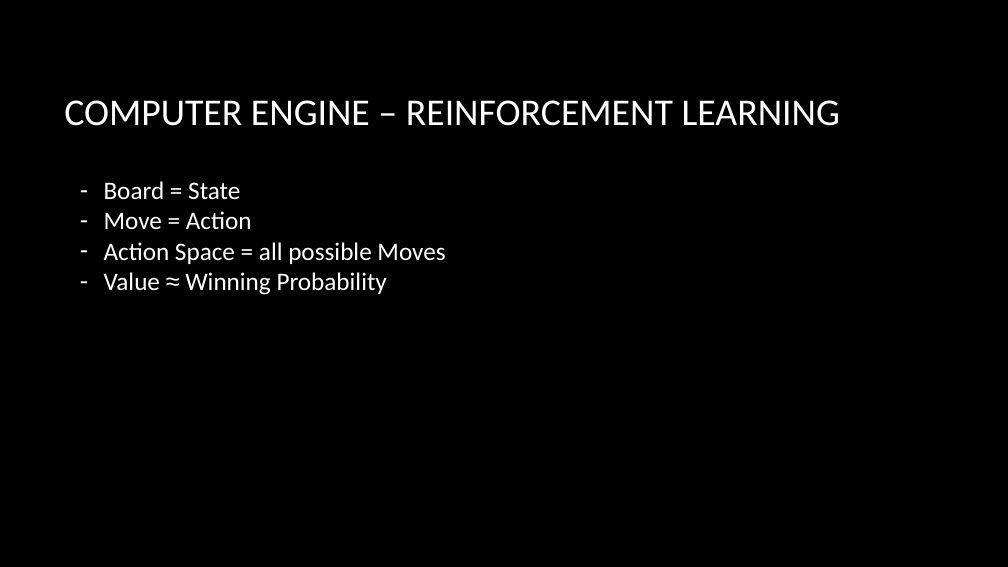
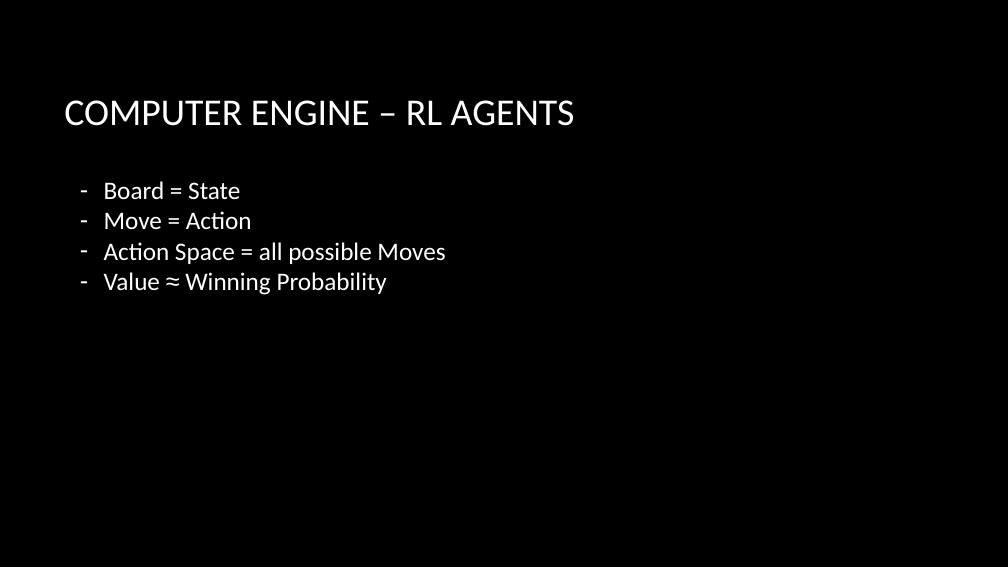
Before and after one commit to 1Preusse/ReinforcementLearningUPV, a slide deck: slide 7 of presentation/ChessEngines.pptx. Drawn at 1008x567 pixels with LibreOffice and Linux fonts; fonts in the diff are those of the drawing; background and template pictures are left out. Boxes give left, top, right and bottom in pixels: in the first picture for what was removed or moved away, otherwise in the second. Text is boxed around its words. In the diff, an @@ line names an element or a change of style, - is before the commit and + after.

```diff
--- a/presentation/ChessEngines.pptx
+++ b/presentation/ChessEngines.pptx
@@ title at [64,100,575,126]: text changed @@
-COMPUTER ENGINE – REINFORCEMENT LEARNING
+COMPUTER ENGINE – RL AGENTS
```
Also in this commit, not shown: 2 other slides changed, 2 slides added, 1 other file.
